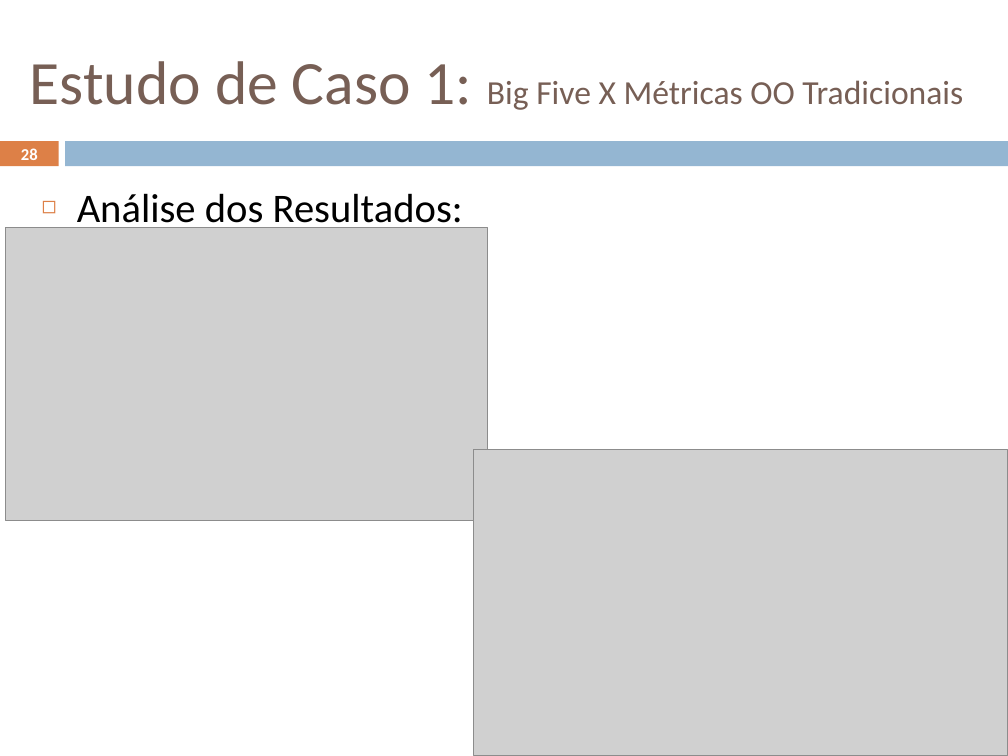
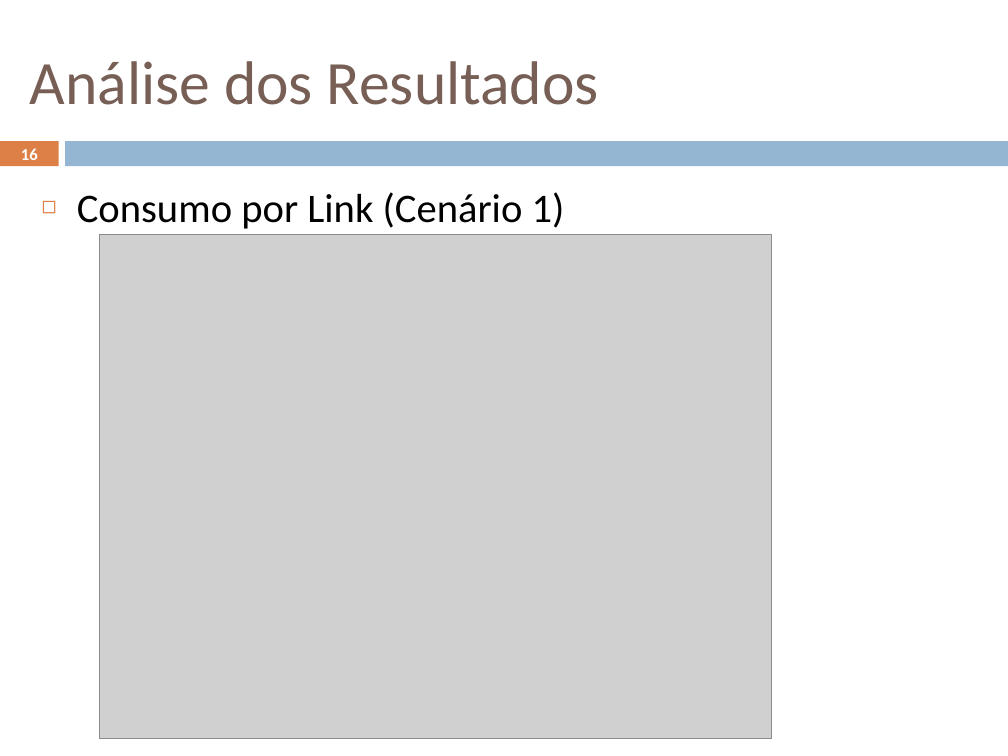
Before and after one commit to geoleite/Mestrado, a slide deck: slide 16 of Apresentacao/ApresentaçãoV1.pptx (slide 28 before the commit). Drawn at 1008x756 pixels with LibreOffice and Linux fonts; fonts in the diff are those of the drawing; grey boxes stand for pictures. Boxes give left, top, right and bottom in pixels: in the first picture for what was removed or moved away, otherwise in the second. Text is boxed around its words. In the diff, an @@ line names an element or a change of style, - is before the commit and + after.

```diff
--- a/Apresentacao/ApresentaçãoV1.pptx
+++ b/Apresentacao/ApresentaçãoV1.pptx
@@ title at <box>30,61,599,105</box>: text changed; size 24 to 44 pt @@
-Estudo de Caso 1: Big Five X Métricas OO Tradicionais
+Análise dos Resultados
@@ page number at <box>21,148,38,160</box>: text changed @@
-28
+16
@@ text at <box>77,192,565,229</box>: text changed @@
-◻ Análise dos Resultados:
+◻ Consumo por Link (Cenário 1)
@@ picture removed at <box>6,227,488,520</box> @@
@@ picture added at <box>99,235,771,739</box> @@
@@ picture removed at <box>474,450,1008,756</box> @@
```
Also in this commit, not shown: 8 other slides changed, 13 slides added, 29 slides removed, 29 other files.
